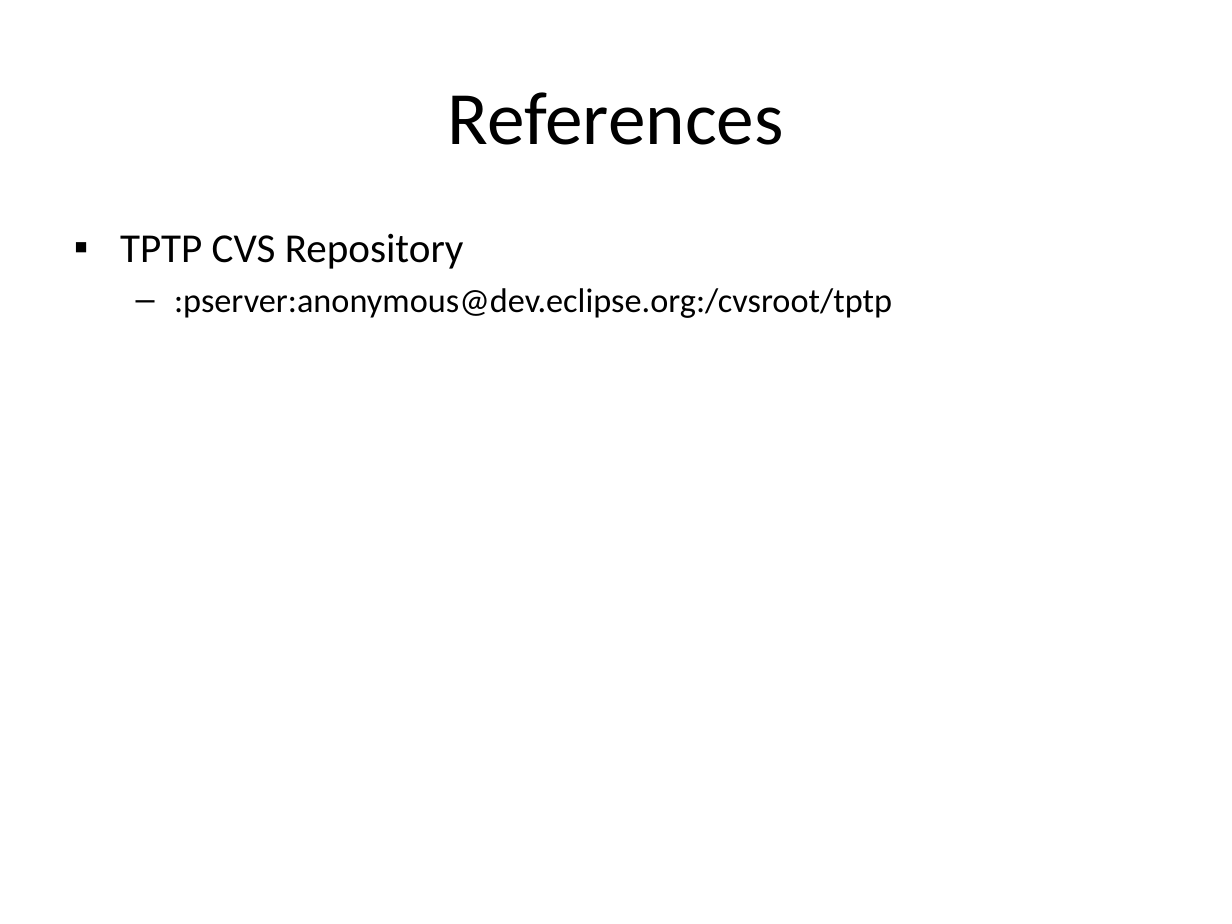
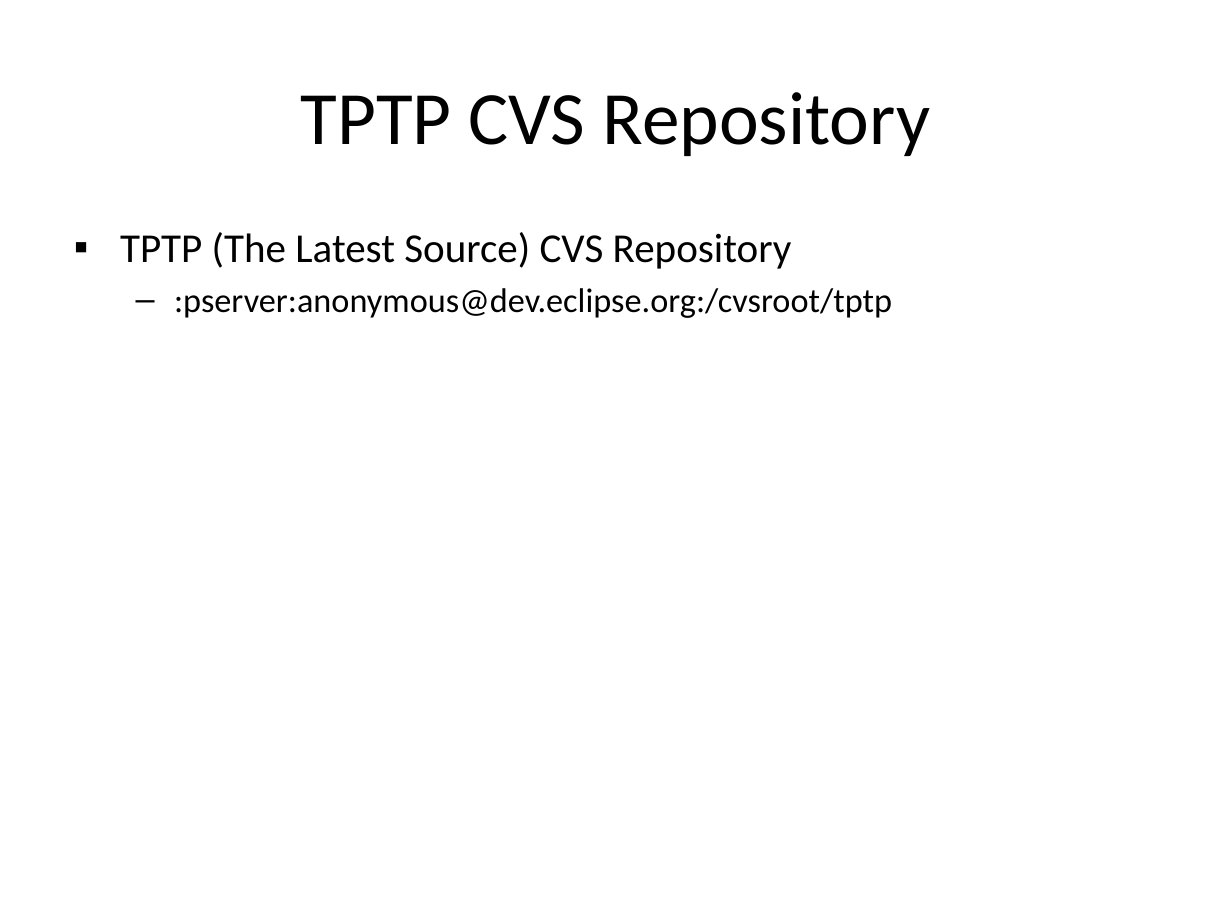
Before and after one commit to wsgan001/asegrp, a slide deck: slide 3 of papers/DRCPA/docs/PerfTest - Implementation.pptx (slide 5 before the commit). Drawn at 1232x924 pixels with LibreOffice and Linux fonts; fonts in the diff are those of the drawing. Boxes give left, top, right and bottom in pixels: in the first picture for what was removed or moved away, otherwise in the second. Text is boxed around its words. In the diff, an @@ line names an element or a change of style, - is before the commit and + after.

```diff
--- a/papers/DRCPA/docs/PerfTest - Implementation.pptx
+++ b/papers/DRCPA/docs/PerfTest - Implementation.pptx
@@ title at <box>301,92,931,156</box>: text changed @@
-References
+TPTP CVS Repository
@@ text at <box>120,232,792,269</box>: text changed @@
-▪ TPTP CVS Repository
+▪ TPTP (The Latest Source) CVS Repository
```
Also in this commit, not shown: 4 other slides changed, 14 slides added, 1 slide removed, 3 other files.
